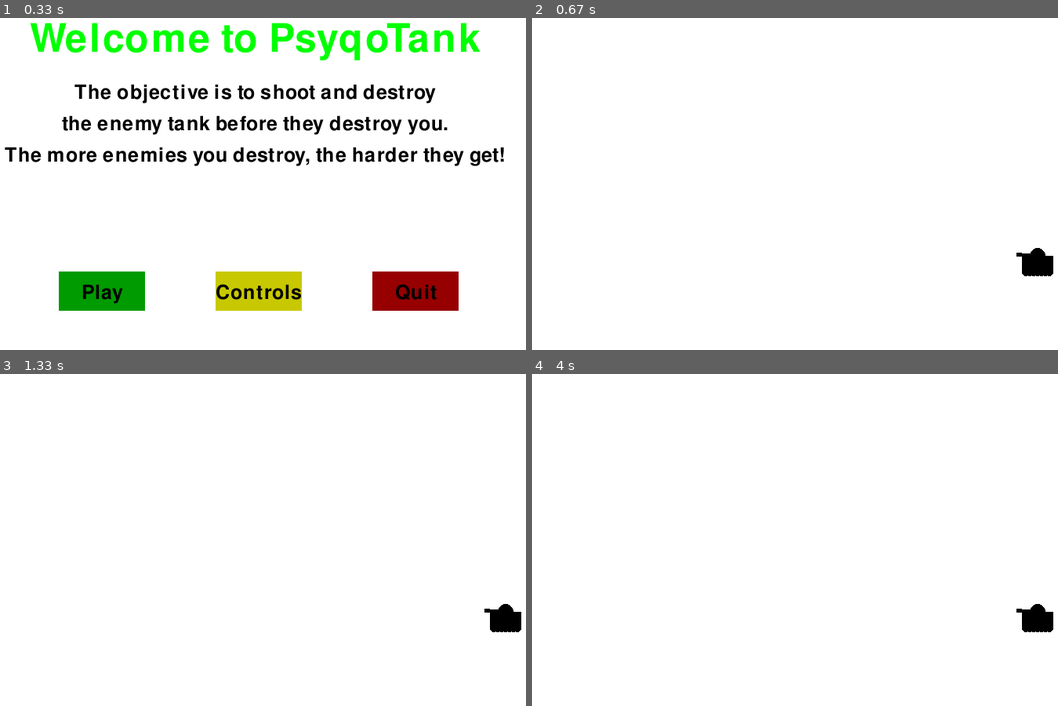
Above: before the commit, frames 1-4 (two rows, left to right).
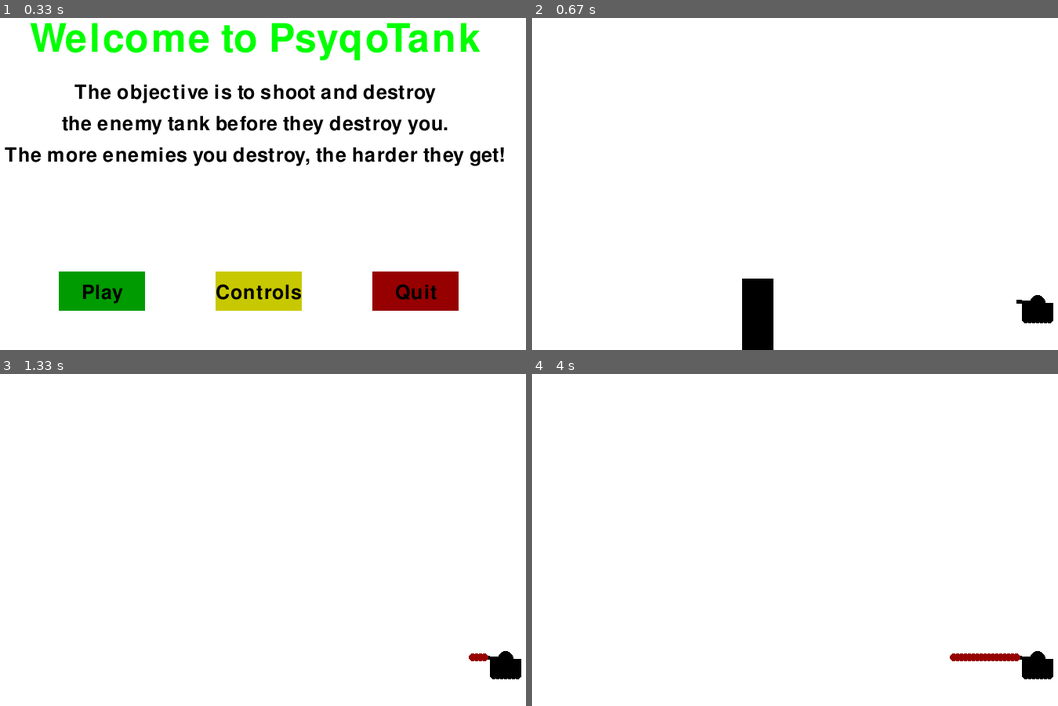
Above: after the commit, the same moments.

Repository: djtrame/Personal
Game: pygame game, started from psyqo_tank2.py
The game is run twice, just before and just after one commit, with the same random seed, the same clock (stepped at 60 frames per second) and the same inputs.
Inputs:
- Up to frame 1 (0.33 s): no input
- Up to frame 2 (0.67 s): click "Play" at 0.42 s
- Up to frame 3 (1.33 s): tap Space at 0.67 s
- Up to frame 4 (4 s): no input

Frame 1 is identical in both runs. In frame 2, 2.2% of the frame differs, in the area x 39-100%, y 69-100%; in frame 3, 0.9%; in frame 4, 1.2%.

Commit message:
Finished tutorial 66

Diff:
--- a/psyqo_tank2.py
+++ b/psyqo_tank2.py
@@ -20,8 +20,6 @@
 display_width = 800
 display_height = 600
 
-mainTankX = display_width * 0.9
-mainTankY = display_height * 0.8
 tankWidth = 40
 tankHeight = 20
 turretWidth = 5
@@ -40,9 +38,6 @@
 
 clock = pygame.time.Clock()
 
-#thickness of the snake
-block_size = 20
-appleThickness = 30
 FPS = 15
 
 #not sure how to kill menu loops in game intro and game controls.  this doesn't seem to do it.
@@ -142,6 +137,8 @@
         pygame.draw.circle(gameDisplay, black, (x-startWheelX,y+21), wheelWidth)
         startWheelX -= 5
 
+    return possibleTurrets[turretPos]
+
 #runs once
 def game_intro():
     global inMainMenu
@@ -302,8 +299,29 @@
     #this places the apple on the screen at odd pixel locations
     return round(number)
 
-def barrier():
-    locationX = (display_width /2) + random.randint(-0.2*display_width,.2*display_width)
+def barrier(locationX, randomHeight, barrier_width):
+    pygame.draw.rect(gameDisplay, black, [locationX, display_height-randomHeight, barrier_width, randomHeight])
+
+def fireShell(gunCoordinates, tankX, tankY, turretPos):
+    fire = True
+
+    #can't modify tuples, convert it to a list instead
+    startingShell = list(gunCoordinates)
+    print("FIRE!")
+
+    while fire:
+        for event in pygame.event.get():
+            if event.type == pygame.QUIT:
+                pygame.quit()
+                quit()
+
+        print(startingShell[0],startingShell[1])
+        pygame.draw.circle(gameDisplay,red,(startingShell[0],startingShell[1]),5)
+
+        startingShell[0] -= 5
+
+        pygame.display.update()
+        clock.tick(5)
 
 
 def gameLoop():
@@ -311,14 +329,21 @@
     gameOver = False
 
     mainTankX = display_width * 0.9
-    mainTankY = display_height * 0.8
+    mainTankY = display_height * 0.9
     tankMove = 0
 
     currentTurretPos = 0
     changeTurretPos = 0
 
+    locationX = (display_width /2) + random.randint(-0.2*display_width,.2*display_width)
+    randomHeight = random.randrange(display_height * 0.1, display_height * 0.6)
+    barrier_width = 40
+
     #main game loop
     while not gameExit:
+
+        gameDisplay.fill(white)
+        gun = tank(mainTankX, mainTankY, currentTurretPos)
 
         if gameOver == True:
             message_to_screen("Game Over!",
@@ -363,15 +388,15 @@
                     changeTurretPos = -1
                 elif event.key == pygame.K_p:
                     pause()
+                elif event.key == pygame.K_SPACE:
+                    fireShell(gun,mainTankX,mainTankY,currentTurretPos)
+
             elif event.type == pygame.KEYUP:
                 if event.key == pygame.K_LEFT or event.key == pygame.K_RIGHT:
                     tankMove = 0
 
                 if event.key == pygame.K_UP or event.key == pygame.K_DOWN:
                     changeTurretPos = 0
-
-
-        gameDisplay.fill(white)
 
         mainTankX += tankMove
 
@@ -382,7 +407,10 @@
         elif currentTurretPos < 0:
             currentTurretPos = 0
 
-        tank(mainTankX, mainTankY,currentTurretPos)
+        if mainTankX - (tankWidth / 2) < locationX + barrier_width:
+            mainTankX += 5
+
+        barrier(locationX, randomHeight, barrier_width)
 
         pygame.display.update()
 
